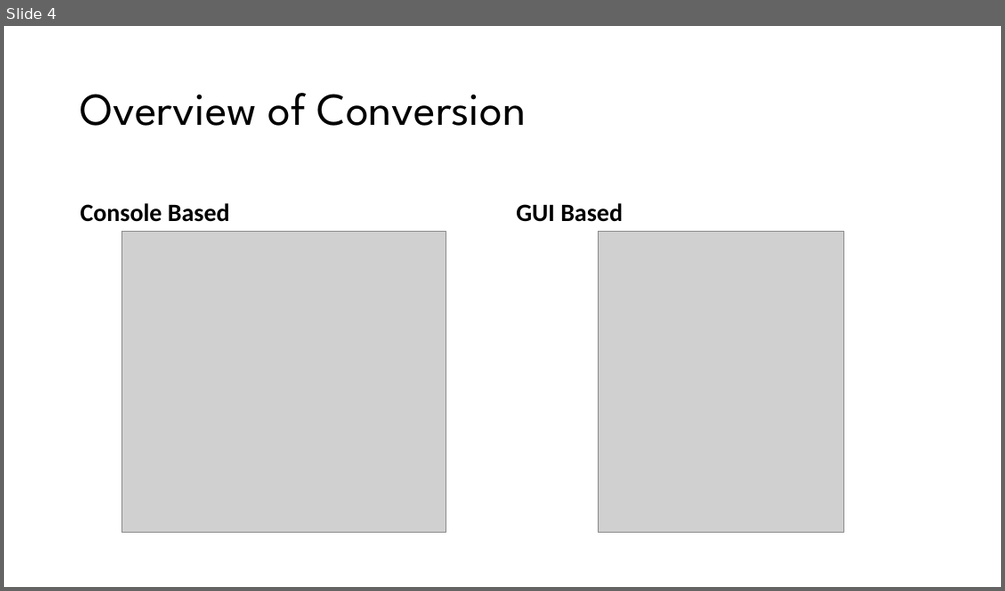
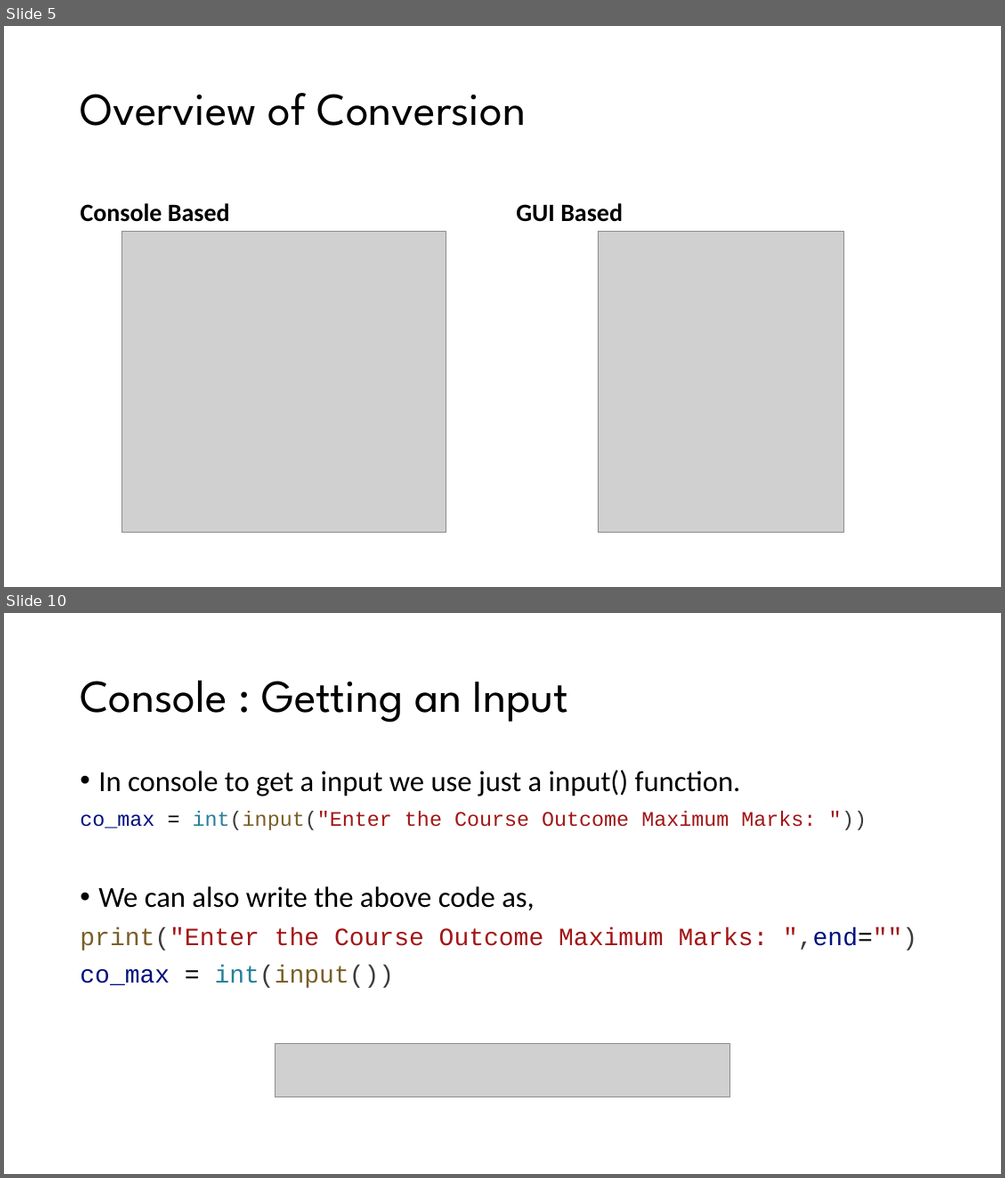
Before and after one commit to RKS200/Grade-Predictor, a slide deck: presentation.pptx. Shown one above the other, each under a label of ours: slide 4 before the commit, slides 5 and 10 after it; the slides between them are not shown. The pictures are 1005x591 and 1005x1178 pixels, drawn with LibreOffice and Linux fonts; fonts in the diff are those of the drawing; grey boxes stand for pictures. Boxes give left, top, right and bottom in pixels: in the first picture for what was removed or moved away, otherwise in the second. Text is boxed around its words. In the diff, an @@ line names an element or a change of style, - is before the commit and + after.

```diff
--- a/presentation.pptx
+++ b/presentation.pptx
@@ slide 10 added at box(4, 613, 1001, 1174), background #FFFFFF @@
@@ title added at box(80, 680, 569, 722), 44 pt, text #000000 @@
+Console : Getting an Input
@@ text added at box(80, 770, 917, 988), 28 pt, text #000000 @@
+• In console to get a input we use just a input() function.
+co_max = int(input("Enter the Course Outcome Maximum Marks: "))
+• We can also write the above code as,
+print("Enter the Course Outcome Maximum Marks: ",end="")
+co_max = int(input())
@@ picture added at box(275, 1043, 729, 1097) @@
@@ what was slide 4 is now slide 5 @@
```
Also in this commit, not shown: 23 other slides added, 1 slide removed.
